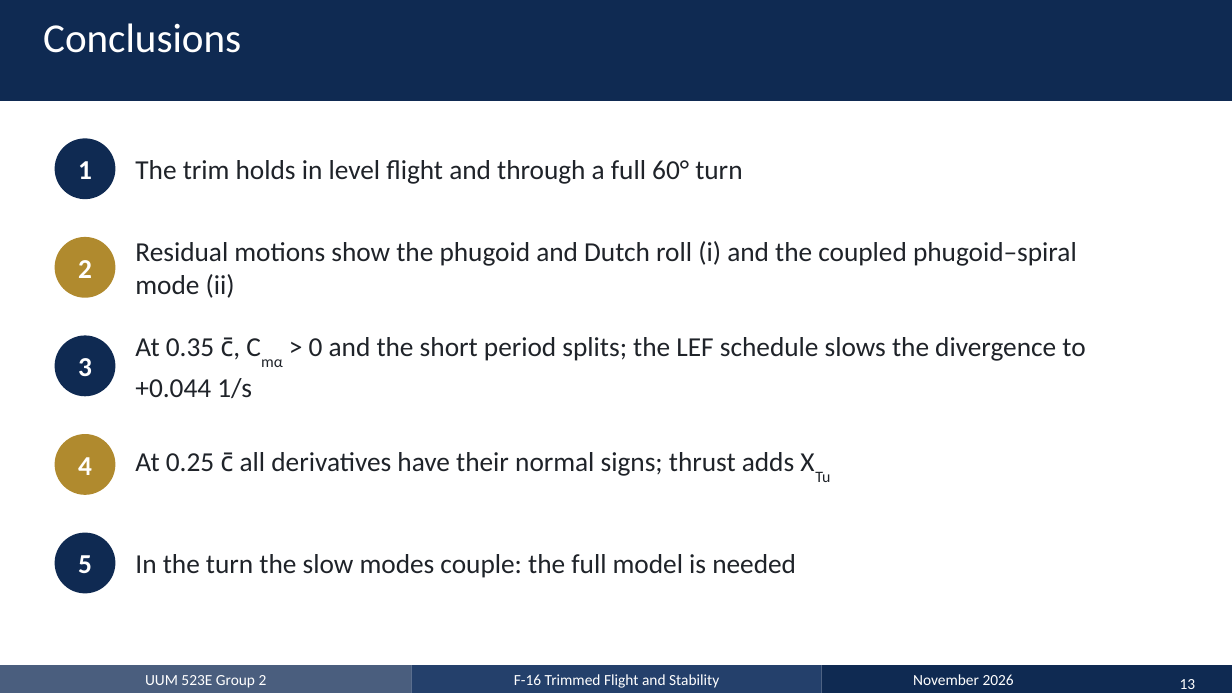
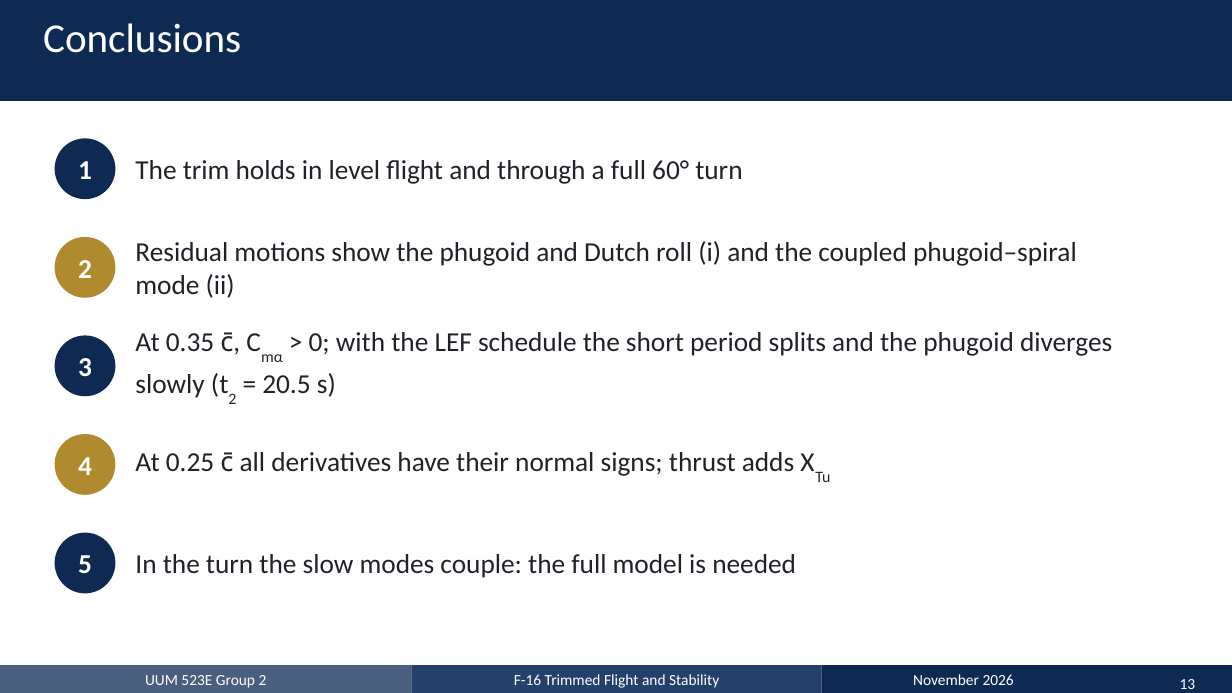
Before and after one commit to emircansurucu/UUM523E-F16-Flight-Dynamics, a slide deck: slide 13 of presentation/MT_Group2_Presentation_EN.pptx. Drawn at 1232x693 pixels with LibreOffice and Linux fonts; fonts in the diff are those of the drawing. Boxes give left, top, right and bottom in pixels: in the first picture for what was removed or moved away, otherwise in the second. Text is boxed around its words. In the diff, an @@ line names an element or a change of style, - is before the commit and + after.

```diff
--- a/presentation/MT_Group2_Presentation_EN.pptx
+++ b/presentation/MT_Group2_Presentation_EN.pptx
@@ text at box(135, 332, 1112, 398): text changed @@
-At 0.35 c̄, Cmα > 0 and the short period splits; the LEF schedule slows the divergence to +0.044 1/s
+At 0.35 c̄, Cmα > 0; with the LEF schedule the short period splits and the phugoid diverges slowly (t2 = 20.5 s)
```
Also in this commit, not shown: 9 other slides changed, 56 other files.
